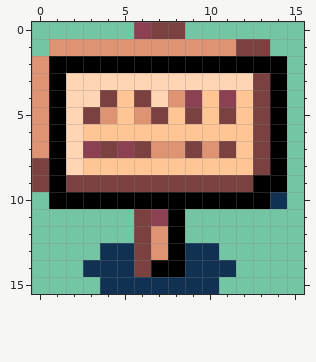
File history of a pixel-art sprite, graphics/object_events/pics/rogue/small_sign.png. The picture above is the old version.
The file is 16x16 pixels.
After the commit:
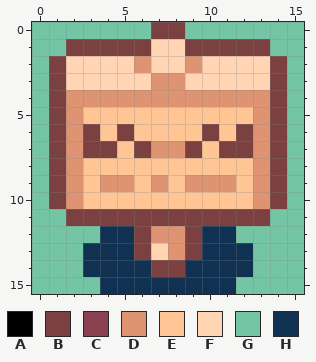
Palette (. is transparent): A #000000  B #7b4141  C #8b4152  D #de9473  E #ffc594  F #ffd5b4  G #73c5a4  H #103152
Change:
y 0: x 6 C -> G
y 1: x 1..11 DDDDDDDDDDD -> GBBBBBFFBBB
y 2: x 0..14 DAAAAAAAAAAAAAA -> GBFFFFDFFDFFFFB
y 3: x 0..1 DA -> GB; x 7..8 FF -> DD; x 13..14 BA -> FB
y 4: x 0..7 DAFFBEBF -> GBDDDDDD; x 9..14 CECEBA -> DDDDDB
y 5: x 0..4 DAFBD -> GBDEE; x 6..7 DB -> EE; x 9 B -> E; x 11 B -> E; x 13..14 BA -> DB
y 6: x 0..3 DAFE -> GBDB; x 5 E -> B; x 10 E -> B; x 12..14 EBA -> BDB
y 7: x 0..3 DAFC -> GBDB; x 5 C -> E; x 10 D -> E; x 12..14 EBA -> BDB
y 8: x 0..2 BAF -> GBD; x 13..14 BA -> DB
y 9: x 0..14 BABBBBBBBBBBBAA -> GBDEDDEDEDDDEDB
y 10: x 1..14 AAAAAAAAAAAAAH -> BDEEEEEEEEEEDB
y 11: x 2..5 GGGG -> BBBB; x 7..13 CAGGGGG -> BBBBBBB
y 12: x 4..5 GG -> HH; x 8..11 AGGG -> DBHH
y 13: x 3 G -> H; x 7..9 DAH -> FDB; x 11..12 GG -> HH
y 14: x 6..8 BAA -> HBB; x 12 G -> H
y 15: x 11 G -> H
Pixel boxes of the changes (left, top, right, bottom) in both pictures:
changed: (32, 22, 287, 294)
